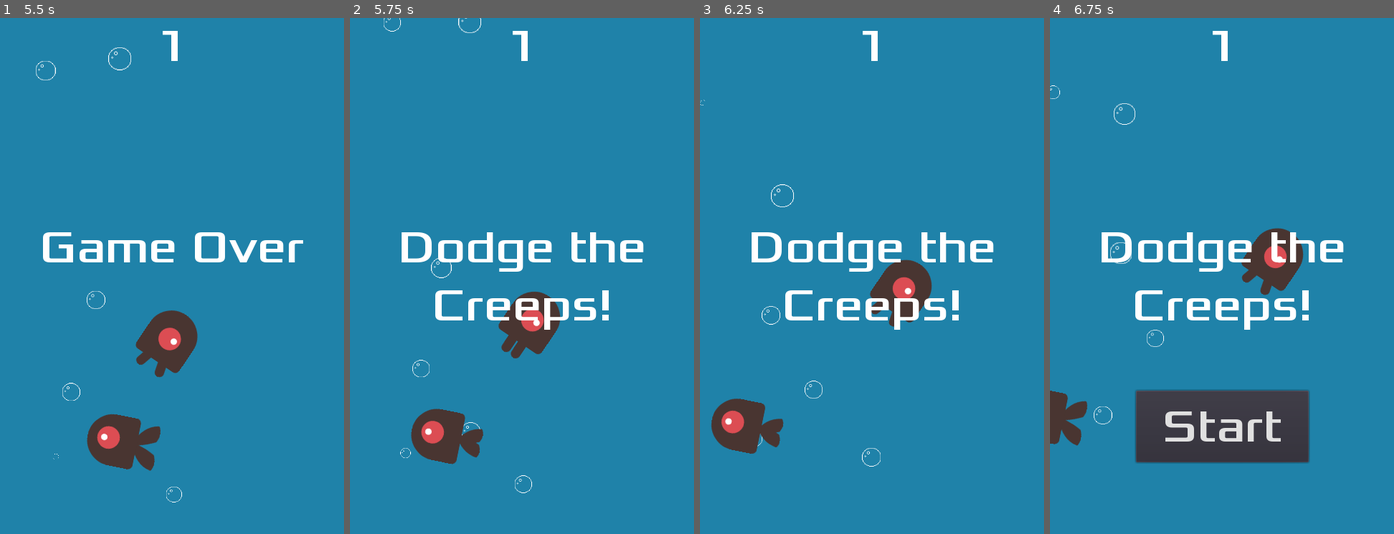
Above: before the commit, frames 1-4 (left to right).
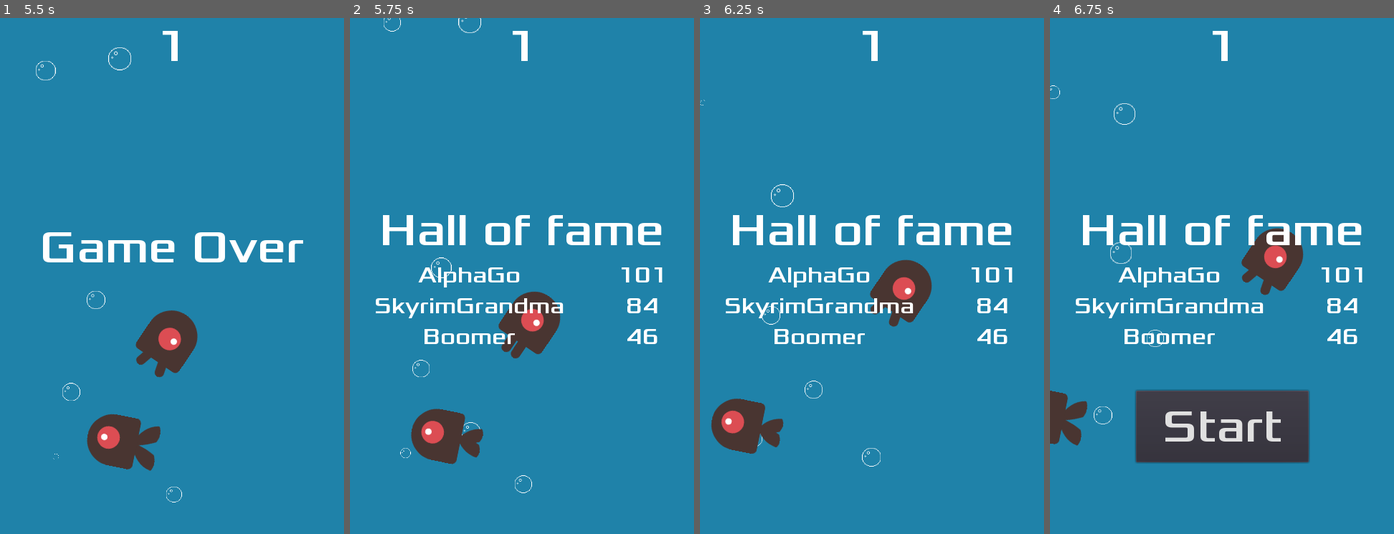
Above: after the commit, the same moments.

Repository: dancras/dodge_the_creeps
Game: Godot game, scene res://Main.tscn
Same seed, same stepped clock (60 frames per second), same inputs: the game is played once before the commit and once after it.
Inputs:
- Up to frame 1 (5.5 s): click "Start" at 0.5 s; hold Right (ui_right) 1.28-2.03 s; hold Down (ui_down) 2.03-2.78 s; hold Right (ui_right) 2.78-3.53 s; hold Up (ui_up) 3.53-4.28 s; hold Left (ui_left) from 4.28 s (still down)
- Up to frame 2 (5.75 s): keep holding Left (ui_left)
- Up to frame 3 (6.25 s): release Left (ui_left) at 5.78 s; hold Down (ui_down) from 5.78 s (still down)
- Up to frame 4 (6.75 s): release Down (ui_down) at 6.53 s; hold Right (ui_right) from 6.53 s (still down)

Frame 1 is identical in both runs. In frame 2, 5.8% of the frame differs, in the area x 7-91%, y 38-64%; in frame 3, 5.8%; in frame 4, 5.8%.

Commit message:
Add leaderboard implementation

Diff:
--- a/HUD.gd
+++ b/HUD.gd
@@ -8,12 +8,14 @@
     $MessageTimer.start()
 
 func show_game_over():
+    $Leaderboard.add_score(int($ScoreLabel.text))
+
     show_message("Game Over")
 
     yield($MessageTimer, "timeout")
 
     $Message.text = "Dodge the\nCreeps!"
-    $Message.show()
+    $Leaderboard.show()
     $LeaderboardTimer.start()
 
     yield(get_tree().create_timer(1), "timeout")
--- a/HUD.tscn
+++ b/HUD.tscn
@@ -1,7 +1,8 @@
-[gd_scene load_steps=7 format=2]
+[gd_scene load_steps=8 format=2]
 
 [ext_resource path="res://fonts/Xolonium-Regular.ttf" type="DynamicFontData" id=1]
 [ext_resource path="res://HUD.gd" type="Script" id=2]
+[ext_resource path="res://Leaderboard.gd" type="Script" id=3]
 
 [sub_resource type="DynamicFont" id=1]
 size = 64
@@ -77,6 +78,7 @@
 margin_bottom = 60.5
 grow_vertical = 2
 alignment = 1
+script = ExtResource( 3 )
 __meta__ = {
 "_edit_use_anchors_": false
 }
@@ -88,13 +90,13 @@
 text = "Hall of fame"
 align = 1
 
-[node name="LeaderBoardRow1" type="HBoxContainer" parent="Leaderboard"]
+[node name="LeaderboardRow" type="HBoxContainer" parent="Leaderboard"]
 margin_top = 82.0
 margin_right = 480.0
 margin_bottom = 121.0
 alignment = 1
 
-[node name="Name" type="Label" parent="Leaderboard/LeaderBoardRow1"]
+[node name="Name" type="Label" parent="Leaderboard/LeaderboardRow"]
 margin_right = 333.0
 margin_bottom = 39.0
 size_flags_horizontal = 3
@@ -106,7 +108,7 @@
 "_edit_use_anchors_": false
 }
 
-[node name="Score" type="Label" parent="Leaderboard/LeaderBoardRow1"]
+[node name="Score" type="Label" parent="Leaderboard/LeaderboardRow"]
 margin_left = 337.0
 margin_right = 480.0
 margin_bottom = 39.0
@@ -115,62 +117,6 @@
 custom_fonts/font = SubResource( 4 )
 text = "101"
 align = 1
-
-[node name="LeaderBoardRow2" type="HBoxContainer" parent="Leaderboard"]
-margin_top = 125.0
-margin_right = 480.0
-margin_bottom = 164.0
-alignment = 1
-
-[node name="Name" type="Label" parent="Leaderboard/LeaderBoardRow2"]
-margin_right = 333.0
-margin_bottom = 39.0
-size_flags_horizontal = 3
-size_flags_stretch_ratio = 0.7
-custom_fonts/font = SubResource( 4 )
-text = "SkyrimGrandma"
-align = 1
-__meta__ = {
-"_edit_use_anchors_": false
-}
-
-[node name="Score" type="Label" parent="Leaderboard/LeaderBoardRow2"]
-margin_left = 337.0
-margin_right = 480.0
-margin_bottom = 39.0
-size_flags_horizontal = 3
-size_flags_stretch_ratio = 0.3
-custom_fonts/font = SubResource( 4 )
-text = "82"
-align = 1
-
-[node name="LeaderBoardRow3" type="HBoxContainer" parent="Leaderboard"]
-margin_top = 168.0
-margin_right = 480.0
-margin_bottom = 207.0
-alignment = 1
-
-[node name="Name" type="Label" parent="Leaderboard/LeaderBoardRow3"]
-margin_right = 333.0
-margin_bottom = 39.0
-size_flags_horizontal = 3
-size_flags_stretch_ratio = 0.7
-custom_fonts/font = SubResource( 4 )
-text = "Boomer1964"
-align = 1
-__meta__ = {
-"_edit_use_anchors_": false
-}
-
-[node name="Score" type="Label" parent="Leaderboard/LeaderBoardRow3"]
-margin_left = 337.0
-margin_right = 480.0
-margin_bottom = 39.0
-size_flags_horizontal = 3
-size_flags_stretch_ratio = 0.3
-custom_fonts/font = SubResource( 4 )
-text = "64"
-align = 1
 [connection signal="pressed" from="StartButton" to="." method="_on_StartButton_pressed"]
 [connection signal="timeout" from="MessageTimer" to="." method="_on_MessageTimer_timeout"]
 [connection signal="timeout" from="LeaderboardTimer" to="." method="_on_LeaderboardTimer_timeout"]
--- /dev/null
+++ b/Leaderboard.gd
@@ -0,0 +1,55 @@
+extends VBoxContainer
+
+const STATE_PATH = "user://dodge_the_creeps.state"
+
+var data = [
+    ["AlphaGo", 101],
+    ["SkyrimGrandma", 84],
+    ["Boomer", 46]
+];
+var row_views = [];
+
+func _ready():
+    var state = File.new()
+
+    if state.file_exists(STATE_PATH):
+        state.open(STATE_PATH, File.READ)
+        data = parse_json(state.get_line()).leaderboard
+        state.close()
+    else:
+        save_scores()
+
+    init_view_nodes()
+    update_view_nodes()
+
+func init_view_nodes():
+    add_child($LeaderboardRow.duplicate())
+    add_child($LeaderboardRow.duplicate())
+
+func update_view_nodes():
+    for i in len(data):
+        var row = data[i]
+        var name = row[0]
+        var score = row[1]
+
+        var row_node = get_child(i + 1)
+        row_node.get_node("Name").text = name
+        row_node.get_node("Score").text = str(score)
+
+func add_score(score):
+    for i in len(data):
+        var row_data = data[i]
+        if score > row_data[1]:
+            data.insert(i, ["You", score])
+            data.pop_back()
+            save_scores()
+            update_view_nodes()
+            break
+
+func save_scores():
+    var state = File.new()
+    state.open(STATE_PATH, File.WRITE)
+    state.store_line(to_json({
+        "leaderboard": data
+    }))
+    state.close()
